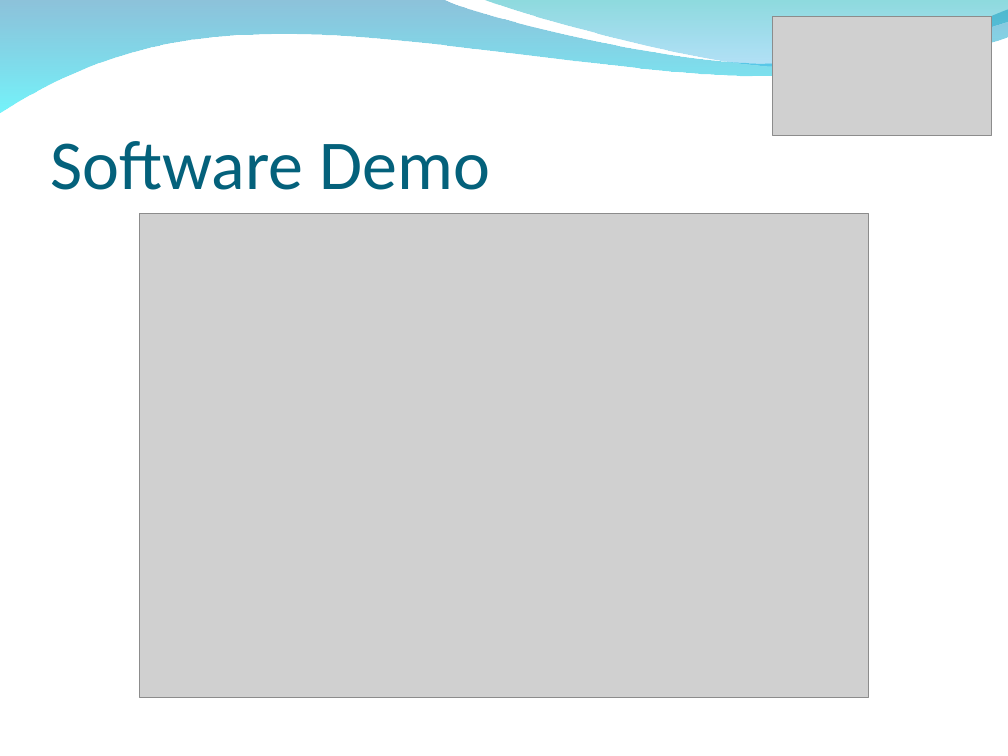
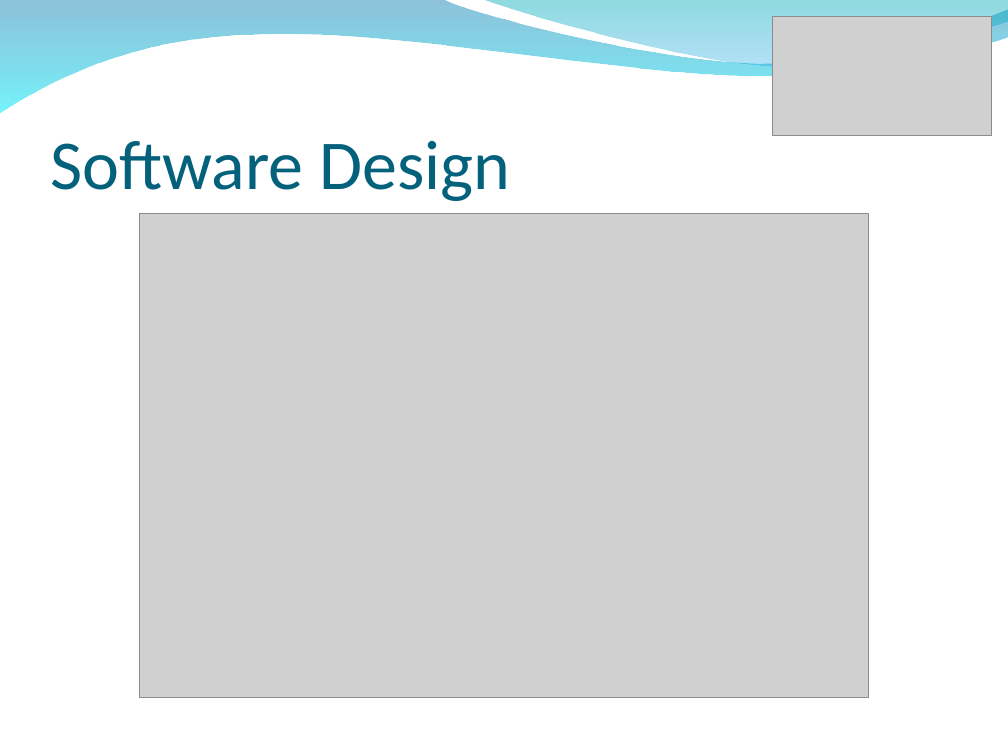
Before and after one commit to tasbal/cpsc483, a slide deck: slide 14 of MISC/Final Presentation_03.ppt. Drawn at 1008x756 pixels with LibreOffice and Linux fonts; fonts in the diff are those of the drawing; grey boxes stand for pictures; background and template pictures are left out. Boxes give left, top, right and bottom in pixels: in the first picture for what was removed or moved away, otherwise in the second. Text is boxed around its words. In the diff, an @@ line names an element or a change of style, - is before the commit and + after.

```diff
--- a/MISC/Final Presentation_03.ppt
+++ b/MISC/Final Presentation_03.ppt
@@ title at box(50, 141, 510, 201): text changed @@
-Software Demo
+Software Design
```
Also in this commit, not shown: 1 other slide changed, 3 slides added.
